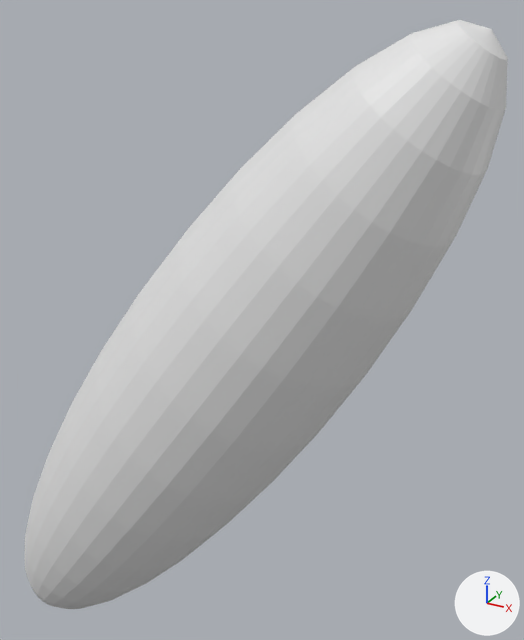
One commit to the OBJ model resources/enemy_armR/enemy_armR.obj: the scene before it, then after it.
Camera for both pictures: a 50 mm camera at (-0.81, -2.43, 1.56) aimed at (-2.31, 0.29, 0.2). The axes (+X, +Y, +Z) are drawn at lower right. The lights are the same throughout. Where no turn or scale is listed for an object, it has been applied to the vertices.

Objects in the first picture: 'rightHand'.
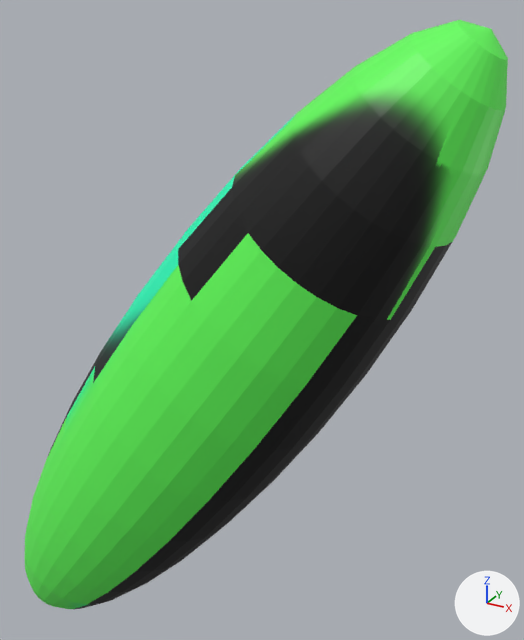
What differs and where, as boxes [x1, y1, x2, y2] in the pictures (524 x 640 px):
'rightHand', recoloured: [25, 20, 508, 609] in both

The edits, one by one:
Picture 'enemy_armR.png' (img_enemy_armr_png) is new.
Material 'マテリアル.001' (mat_マテリアル_001) is new.
Its texture is img_enemy_armr_png.
me_righthand has 482 vertices, 960 faces and spans x -3.72..-1.28, y -0.5..0.5, z -1.82..1.51.
me_righthand now uses material mat_マテリアル_001 (picture img_enemy_armr_png).
